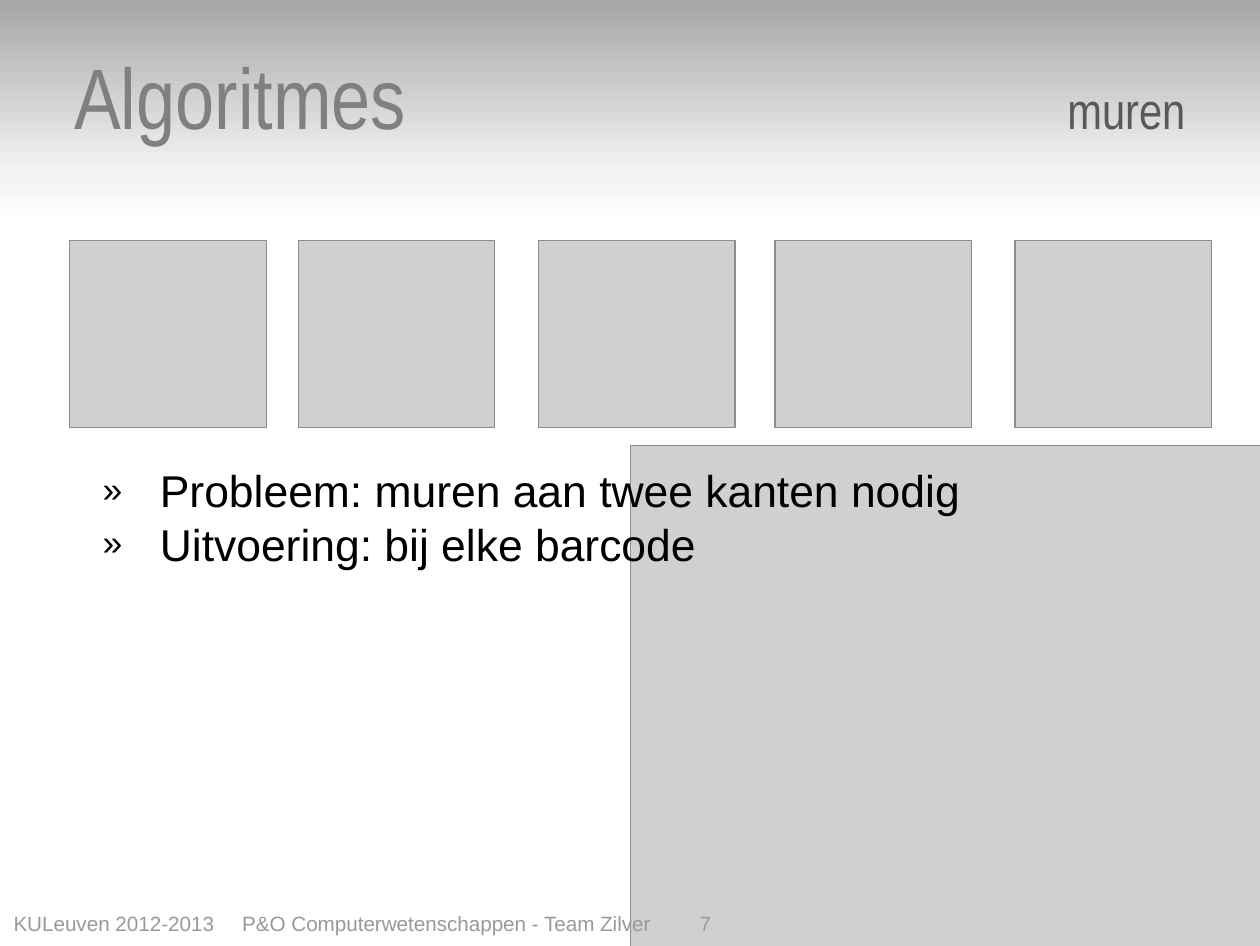
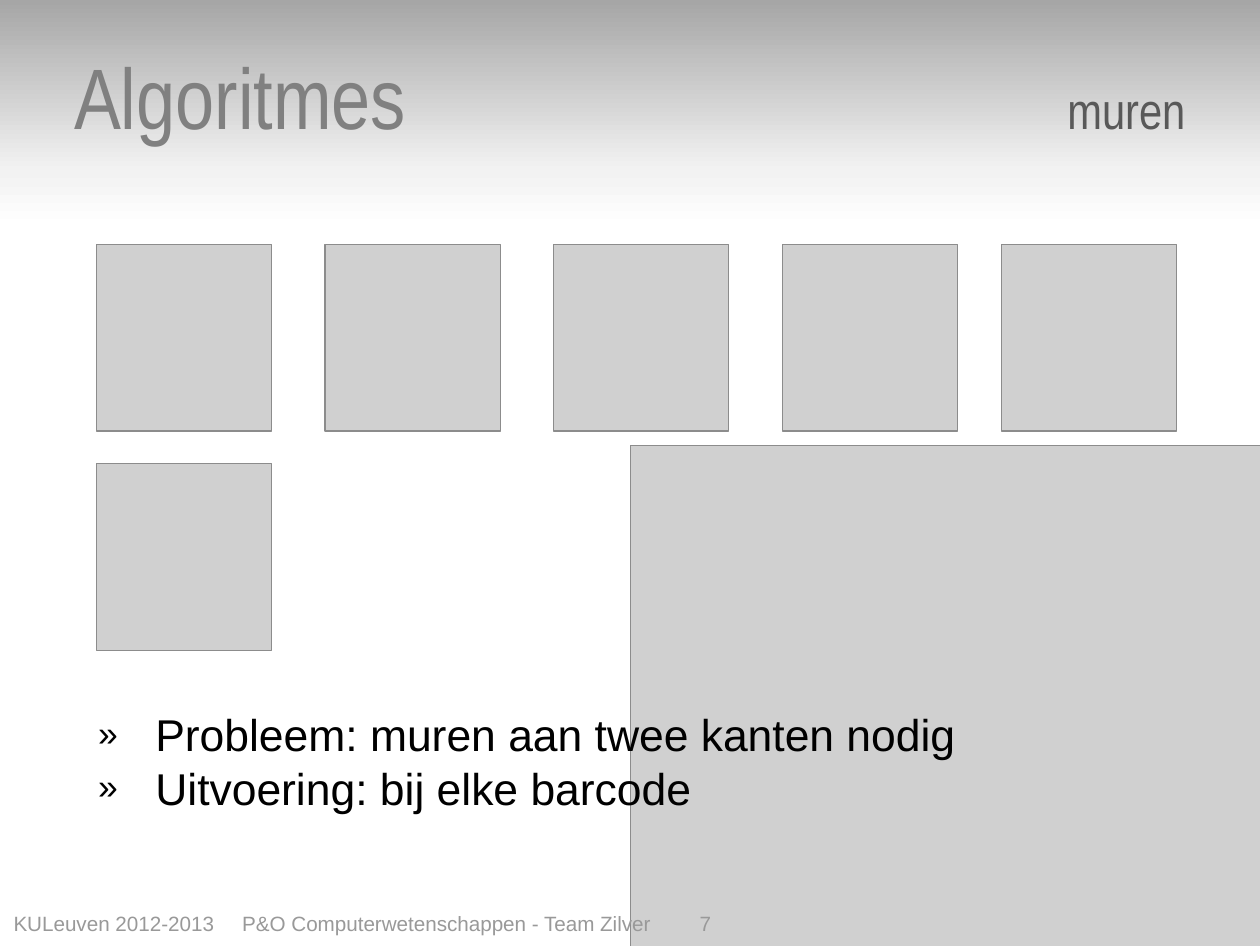
Before and after one commit to toonn/SilverSurfer, a slide deck: slide 7 of SilverSurferVerslag/Presentatie Eind/Presentatie eindverslag - team zilver v.Sophie.pptx. Drawn at 1260x946 pixels with LibreOffice and Linux fonts; fonts in the diff are those of the drawing; grey boxes stand for pictures; background and template pictures are left out. Boxes give left, top, right and bottom in pixels: in the first picture for what was removed or moved away, otherwise in the second. Text is boxed around its words. In the diff, an @@ line names an element or a change of style, - is before the commit and + after.

```diff
--- a/SilverSurferVerslag/Presentatie Eind/Presentatie eindverslag - team zilver v.Sophie.pptx
+++ b/SilverSurferVerslag/Presentatie Eind/Presentatie eindverslag - team zilver v.Sophie.pptx
@@ picture: place and size @@
-picture at bbox=[70, 240, 266, 428]
+picture at bbox=[96, 245, 271, 431]
@@ picture: place and size @@
-picture at bbox=[298, 240, 495, 428]
+picture at bbox=[325, 245, 500, 431]
@@ picture: place and size @@
-picture at bbox=[539, 240, 735, 428]
+picture at bbox=[553, 245, 728, 431]
@@ picture: place and size @@
-picture at bbox=[775, 240, 972, 428]
+picture at bbox=[782, 245, 957, 431]
@@ picture: place and size @@
-picture at bbox=[1015, 240, 1212, 428]
+picture at bbox=[1002, 245, 1177, 431]
@@ picture added at bbox=[96, 463, 271, 649] @@
@@ text "Probleem: muren aan twee kanten ...": place and size @@
-text "Probleem: muren aan twee kanten ..." at bbox=[160, 472, 960, 570]
+text "Probleem: muren aan twee kanten ..." at bbox=[155, 717, 955, 814]
```
Also in this commit, not shown: 1 other slide changed.
